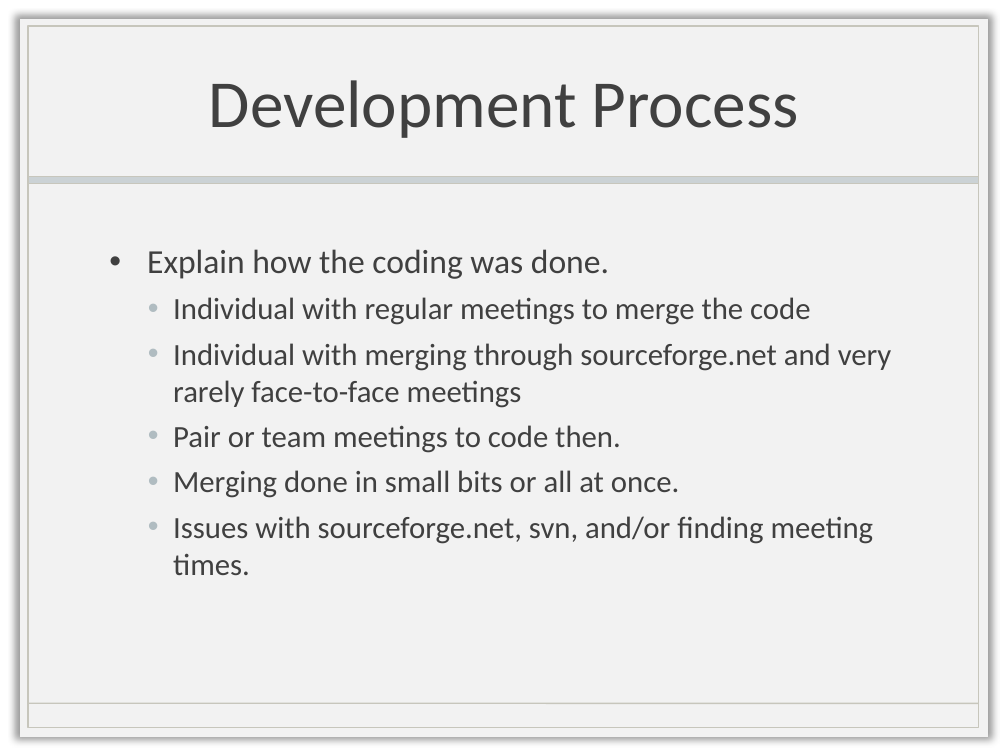
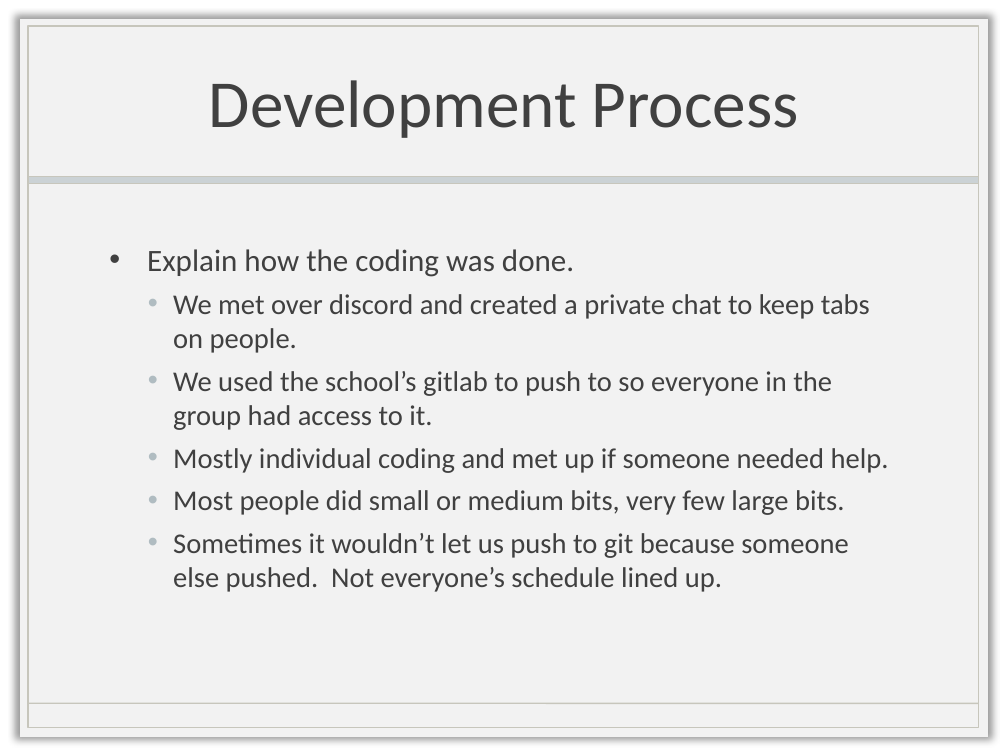
Before and after one commit to IsabellaBoone/Database-Visualizer, a slide deck: slide 2 of Presentation.pptx. Drawn at 1008x756 pixels with LibreOffice and Linux fonts; fonts in the diff are those of the drawing; background and template pictures are left out. Boxes give left, top, right and bottom in pixels: in the first picture for what was removed or moved away, otherwise in the second. Text is boxed around its words. In the diff, an @@ line names an element or a change of style, - is before the commit and + after.

```diff
--- a/Presentation.pptx
+++ b/Presentation.pptx
@@ text at [147,249,574,277]: size 24 to 22.2 pt in "Explain how the coding was done." @@
@@ text at [173,294,889,592]: text changed; size 22 to 20.4 pt @@
-  • Individual with regular meetings to merge the code
-  • Individual with merging through sourceforge.net and very rarely face-to-face meetings
-  • Pair or team meetings to code then.
-  • Merging done in small bits or all at once.
-  • Issues with sourceforge.net, svn, and/or finding meeting times.
+  • We met over discord and created a private chat to keep tabs on people.
+  • We used the school’s gitlab to push to so everyone in the group had access to it.
+  • Mostly individual coding and met up if someone needed help.
+  • Most people did small or medium bits, very few large bits.
+  • Sometimes it wouldn’t let us push to git because someone else pushed. Not everyone’s schedule lined up.
```
Also in this commit, not shown: 1 other slide changed.
